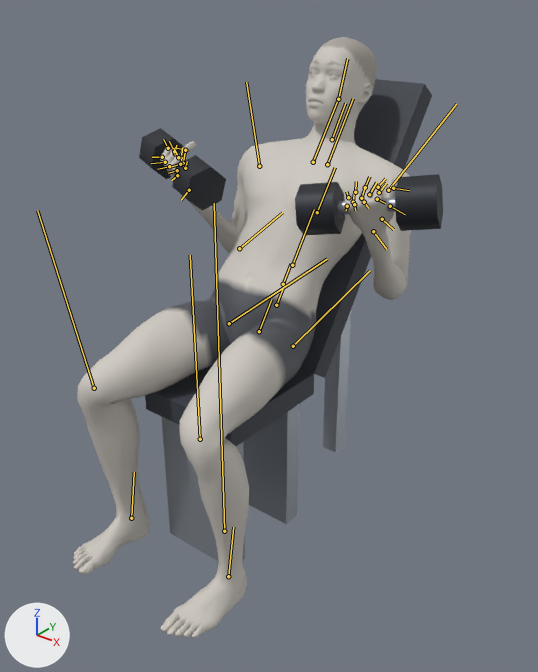
A saved change to the glTF model exports/dumbbell-incline-curl.glb.
Camera for both pictures: a camera (50 mm lens) standing at (1.168, -1.255, 1.459) and looking at (0.035, 0.162, 0.581). The lights are fixed; the arrows at lower left show +X, +Y and +Z. The picture after the commit comes second. Both versions are drawn at frame 52 of the action 'dumbbell-incline-curl'; the numbers are the values there. The bones that change, and the others that lie on the model, are drawn over the model as lines.
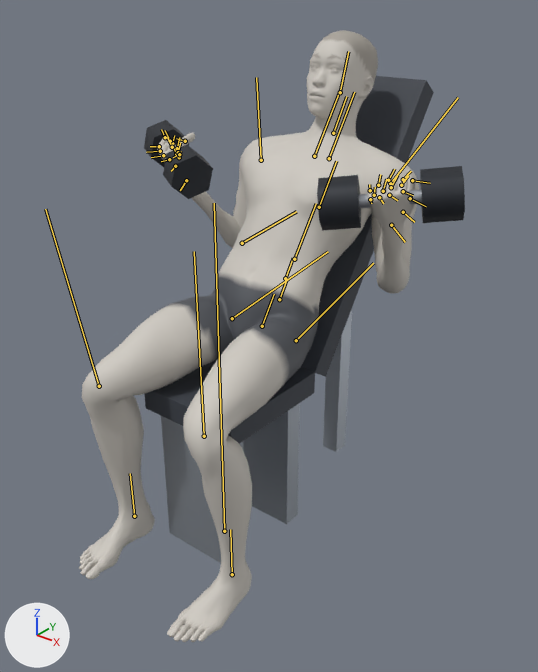
ob_dbl_right is not drawn itself; it is the parent of ob_mesh_1, ob_mesh_2, ob_mesh_3.
ob_dbr_right is not drawn itself; it is the parent of ob_mesh_4, ob_mesh_5, ob_mesh_6.
ob_props is not drawn itself; it is the parent of ob_bench.

Diff of the bpy script that builds the scene:
```diff
--- a/exports/dumbbell-incline-curl.glb.py
+++ b/exports/dumbbell-incline-curl.glb.py
@@ bone_pelvis @@
 bone_pelvis = bpy.data.objects['Body'].pose.bones['pelvis']  # child of 'Root'
-bone_pelvis.location = (-0.166, -0.393, 0.0)
-bone_pelvis.rotation_quaternion = (0.952, 0.0, 0.0, 0.306)  # degrees (0, 0, 36)
+bone_pelvis.location = (-0.179, -0.382, 0.0)
+bone_pelvis.rotation_quaternion = (0.955, 0.0, 0.0, 0.298)  # degrees (0, 0, 35)
@@ bone_upperarm_l @@
 bone_upperarm_l = bpy.data.objects['Body'].pose.bones['upperarm_l']  # child of 'clavicle_l'
-bone_upperarm_l.rotation_quaternion = (0.953, -0.204, 0.154, -0.165)  # degrees (-27, 13, -23)
+bone_upperarm_l.rotation_quaternion = (0.949, -0.182, 0.227, -0.122)  # degrees (-26, 23, -20)
@@ bone_upperarm_r @@
 bone_upperarm_r = bpy.data.objects['Body'].pose.bones['upperarm_r']  # child of 'clavicle_r'
-bone_upperarm_r.rotation_quaternion = (0.953, 0.204, -0.154, -0.165)  # degrees (27, -13, -23)
+bone_upperarm_r.rotation_quaternion = (0.949, 0.182, -0.227, -0.122)  # degrees (26, -23, -20)
@@ bone_thigh_l @@
 bone_thigh_l = bpy.data.objects['Body'].pose.bones['thigh_l']  # child of 'pelvis'
-bone_thigh_l.rotation_quaternion = (0.926, 0.044, -0.009, 0.374)  # degrees (4, -3, 44)
+bone_thigh_l.rotation_quaternion = (0.927, 0.033, 0.009, 0.372)  # degrees (4, 0, 44)
@@ bone_calf_l @@
 bone_calf_l = bpy.data.objects['Body'].pose.bones['calf_l']  # child of 'thigh_l'
-bone_calf_l.rotation_quaternion = (0.719, -0.029, 0.088, -0.689)  # degrees (-9, 5, -88)
+bone_calf_l.rotation_quaternion = (0.731, -0.013, 0.072, -0.679)  # degrees (-7, 5, -86)
@@ bone_foot_l @@
 bone_foot_l = bpy.data.objects['Body'].pose.bones['foot_l']  # child of 'calf_l'
-bone_foot_l.rotation_quaternion = (0.983, 0.046, -0.104, 0.145)  # degrees (4, -13, 16)
+bone_foot_l.rotation_quaternion = (0.992, 0.048, -0.096, 0.061)  # degrees (5, -11, 7)
@@ bone_thigh_r @@
 bone_thigh_r = bpy.data.objects['Body'].pose.bones['thigh_r']  # child of 'pelvis'
-bone_thigh_r.rotation_quaternion = (0.926, -0.044, 0.009, 0.374)  # degrees (-4, 3, 44)
+bone_thigh_r.rotation_quaternion = (0.927, -0.033, -0.009, 0.372)  # degrees (-4, 0, 44)
@@ bone_calf_r @@
 bone_calf_r = bpy.data.objects['Body'].pose.bones['calf_r']  # child of 'thigh_r'
-bone_calf_r.rotation_quaternion = (0.719, 0.029, -0.088, -0.689)  # degrees (9, -5, -88)
+bone_calf_r.rotation_quaternion = (0.731, 0.013, -0.072, -0.679)  # degrees (7, -5, -86)
@@ bone_foot_r @@
 bone_foot_r = bpy.data.objects['Body'].pose.bones['foot_r']  # child of 'calf_r'
-bone_foot_r.rotation_quaternion = (0.983, -0.046, 0.104, 0.145)  # degrees (-4, 13, 16)
+bone_foot_r.rotation_quaternion = (0.992, -0.048, 0.096, 0.061)  # degrees (-5, 11, 7)
```

Changed parts and their boxes [x1, y1, x2, y2] in the pictures (538 x 672 px):
'Mesh_0', posed
    before: [73, 37, 411, 638]
    after: [79, 30, 420, 642]
'Mesh_10', posed
    before: [300, 79, 432, 378]
    after: [301, 76, 434, 377]
'Mesh_7', posed
    before: [145, 365, 314, 446]
    after: [144, 359, 315, 444]
'Mesh_2', posed (6% narrower)
    before: [395, 174, 443, 231]
    after: [420, 166, 465, 223]
'Mesh_3', posed (12% narrower)
    before: [295, 182, 345, 235]
    after: [317, 175, 361, 231]
'Mesh_6', posed (7% narrower)
    before: [172, 155, 226, 211]
    after: [163, 145, 213, 199]
'Mesh_11', posed
    before: [322, 311, 351, 452]
    after: [323, 309, 352, 452]
'Mesh_5', posed
    before: [139, 128, 184, 179]
    after: [144, 120, 189, 167]
bone 'pelvis', root to tip
    before: (259, 331) to (271, 299)
    after: (262, 326) to (274, 294)
bone 'upperarm_l', root to tip
    before: (388, 190) to (456, 104)
    after: (390, 183) to (458, 97)
bone 'upperarm_r', root to tip
    before: (259, 166) to (246, 82)
    after: (261, 160) to (256, 77)
bone 'thigh_l', root to tip
    before: (293, 346) to (370, 270)
    after: (296, 340) to (373, 263)
bone 'calf_l', root to tip
    before: (200, 439) to (190, 255)
    after: (204, 436) to (194, 251)
bone 'foot_l', root to tip
    before: (228, 576) to (233, 527)
    after: (232, 574) to (230, 529)
bone 'thigh_r', root to tip
    before: (229, 323) to (327, 259)
    after: (232, 318) to (328, 251)
bone 'calf_r', root to tip
    before: (94, 388) to (37, 210)
    after: (99, 386) to (45, 209)
bone 'foot_r', root to tip
    before: (131, 518) to (134, 472)
    after: (134, 516) to (130, 473)
